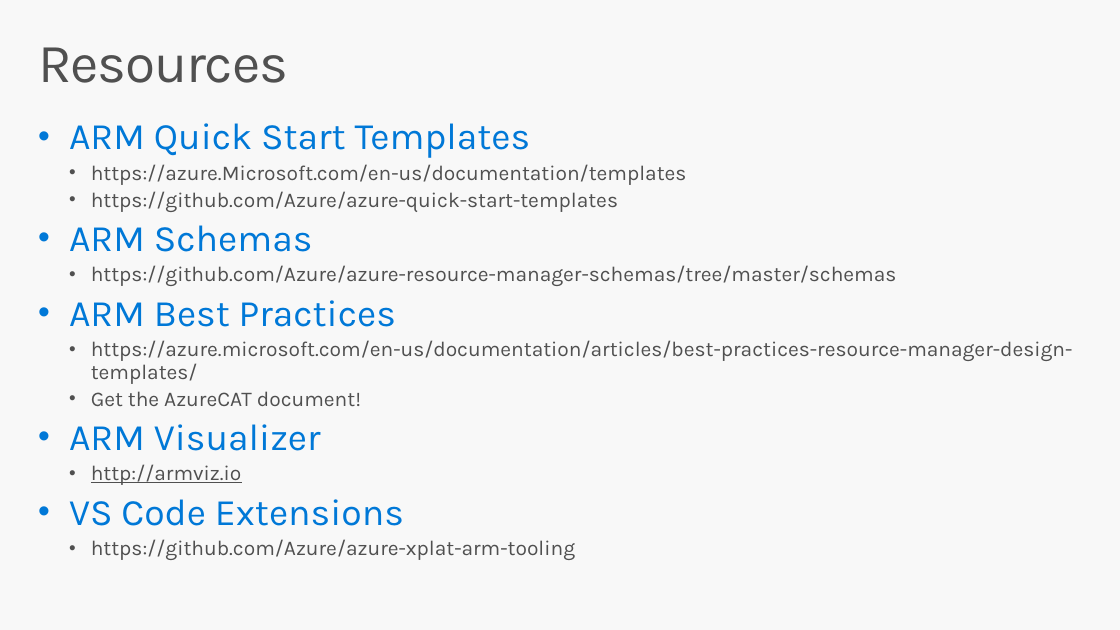
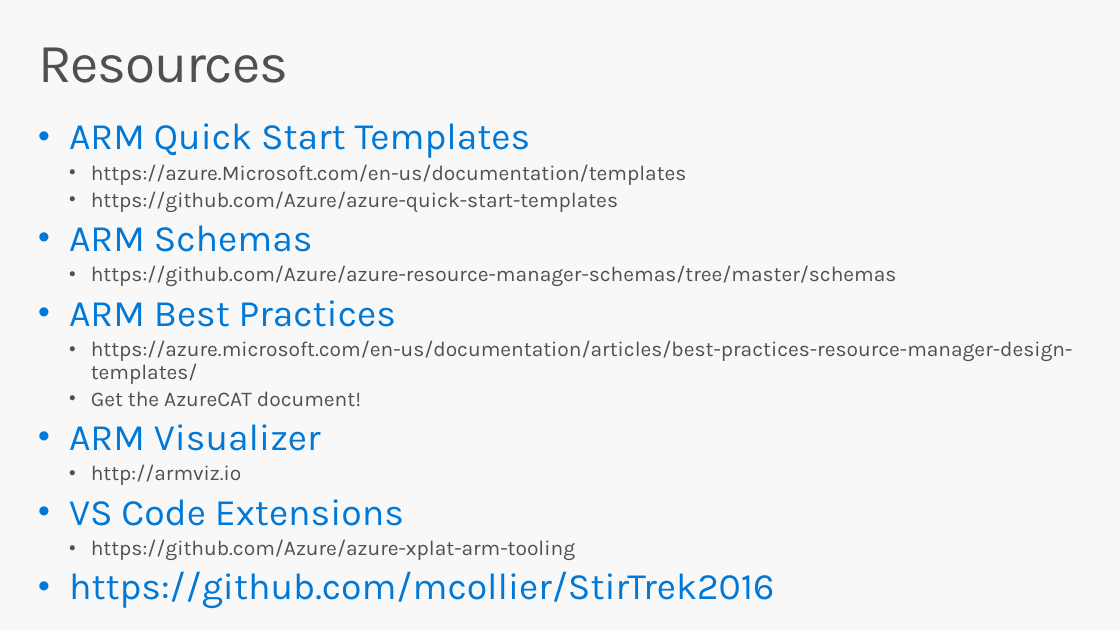
Before and after one commit to mcollier/StirTrek2016, a slide deck: slide 46 of Work on Your ARM Strength.pptx (slide 41 before the commit). Drawn at 1120x630 pixels with LibreOffice and Linux fonts; fonts in the diff are those of the drawing. Boxes give left, top, right and bottom in pixels: in the first picture for what was removed or moved away, otherwise in the second. Text is boxed around its words. In the diff, an @@ line names an element or a change of style, - is before the commit and + after.

```diff
--- a/Work on Your ARM Strength.pptx
+++ b/Work on Your ARM Strength.pptx
@@ text at (91, 464, 242, 485): underline off in "http://armviz.io" @@
@@ text at (69, 571, 775, 608): paragraph added @@
+• https://github.com/mcollier/StirTrek2016
```
Also in this commit, not shown: 4 other slides changed, 7 slides added.
